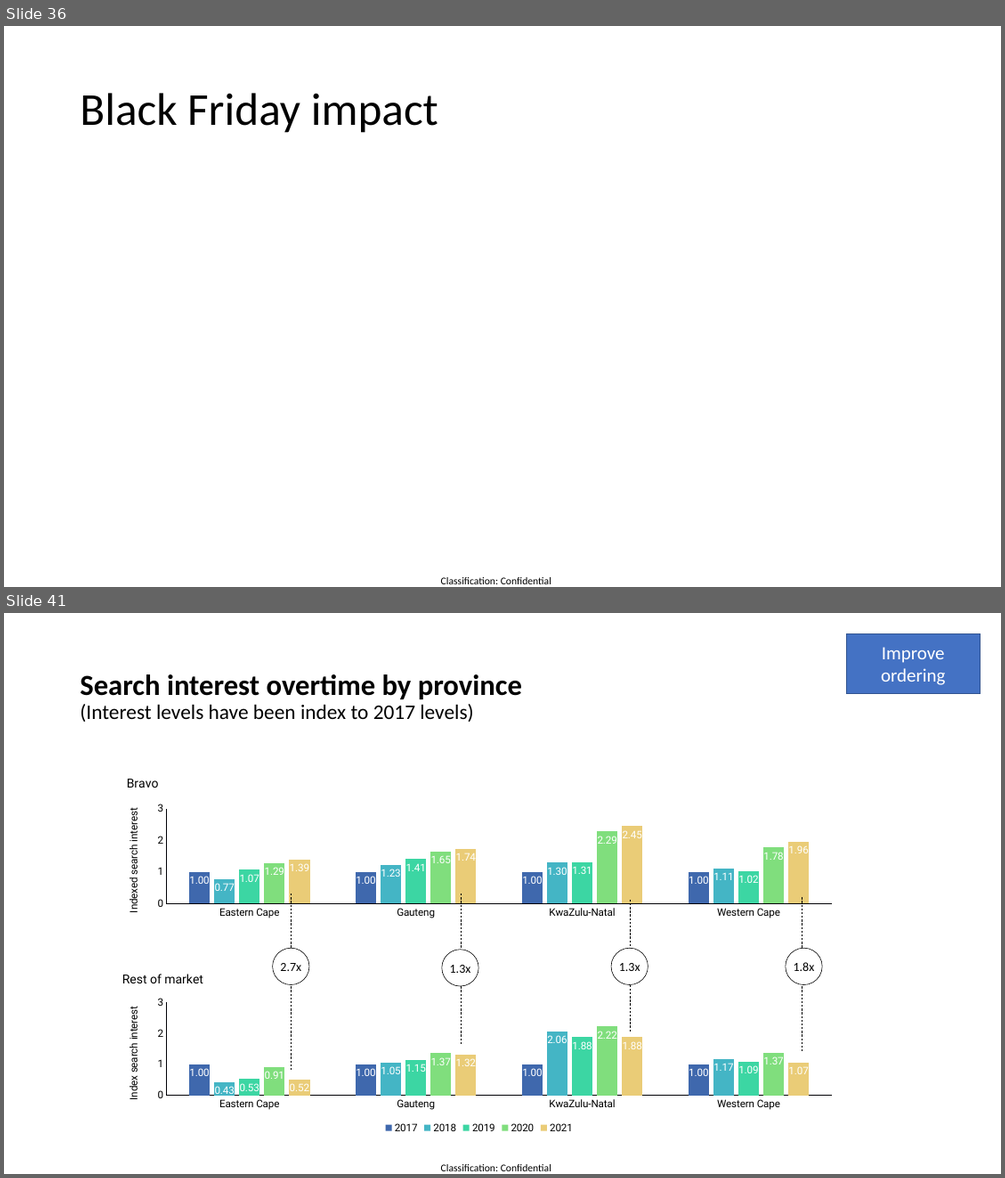
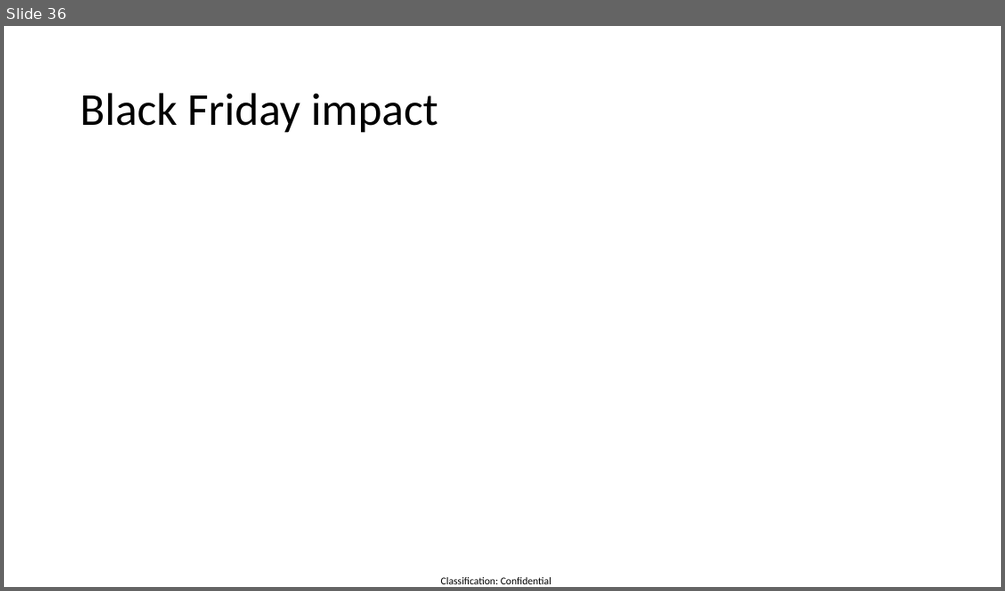
Before and after one commit to twdobson/mattress-trends, a slide deck: Bravo report - 20210123.pptx. Shown one above the other, each under a label of ours: slides 36 and 41 before the commit, slide 36 after it; the slides between them are not shown. The pictures are 1005x1178 and 1005x591 pixels, drawn with LibreOffice and Linux fonts; fonts in the diff are those of the drawing. Boxes give left, top, right and bottom in pixels: in the first picture for what was removed or moved away, otherwise in the second. Text is boxed around its words. In the diff, an @@ line names an element or a change of style, - is before the commit and + after.

```diff
--- a/Bravo report - 20210123.pptx
+++ b/Bravo report - 20210123.pptx
@@ slide 41 removed at (x1=4, y1=613, x2=1001, y2=1174), background #FFFFFF; not listed: 1 template element that a slide beside it also shows @@
@@ rectangle removed at (x1=847, y1=634, x2=979, y2=694) @@
-Improve ordering
@@ title removed at (x1=80, y1=674, x2=522, y2=722) @@
-Search interest overtime by province
-(Interest levels have been index to 2017 levels)
@@ column chart removed at (x1=112, y1=771, x2=847, y2=921) @@
-title "Bravo "
-categories: Eastern Cape, Gauteng, KwaZulu-Natal, Western Cape
-Series 1: 1, 1, 1, 1
-Series 2: 0.77, 1.23, 1.3, 1.11
-Series 3: 1.07, 1.41, 1.31, 1.02
-Series 4: 1.29, 1.65, 2.29, 1.78
-Series 5: 1.39, 1.74, 2.45, 1.96
@@ line removed from (291, 893) to (291, 1070) @@
@@ line removed from (461, 893) to (461, 1046) @@
@@ line removed from (630, 900) to (630, 1032) @@
@@ line removed from (802, 897) to (802, 1053) @@
@@ ellipse removed at (x1=273, y1=948, x2=309, y2=985) @@
@@ ellipse removed at (x1=442, y1=949, x2=479, y2=986) @@
@@ ellipse removed at (x1=611, y1=948, x2=647, y2=985) @@
@@ ellipse removed at (x1=785, y1=948, x2=822, y2=985) @@
@@ column chart removed at (x1=112, y1=963, x2=847, y2=1136) @@
-title "Rest of market "
-categories: Eastern Cape, Gauteng, KwaZulu-Natal, Western Cape
-2017: 1, 1, 1, 1
-2018: 0.43, 1.05, 2.06, 1.17
-2019: 0.53, 1.15, 1.88, 1.09
-2020: 0.91, 1.37, 2.22, 1.37
-2021: 0.52, 1.32, 1.88, 1.07
@@ text removed at (x1=280, y1=963, x2=301, y2=971) @@
-2.7x
@@ text removed at (x1=450, y1=965, x2=471, y2=973) @@
-1.3x
@@ text removed at (x1=619, y1=963, x2=640, y2=971) @@
-1.3x
@@ text removed at (x1=793, y1=962, x2=815, y2=971) @@
-1.8x
```
Also in this commit, not shown: 12 slides changed, 18 other slides removed, 1 other file.
